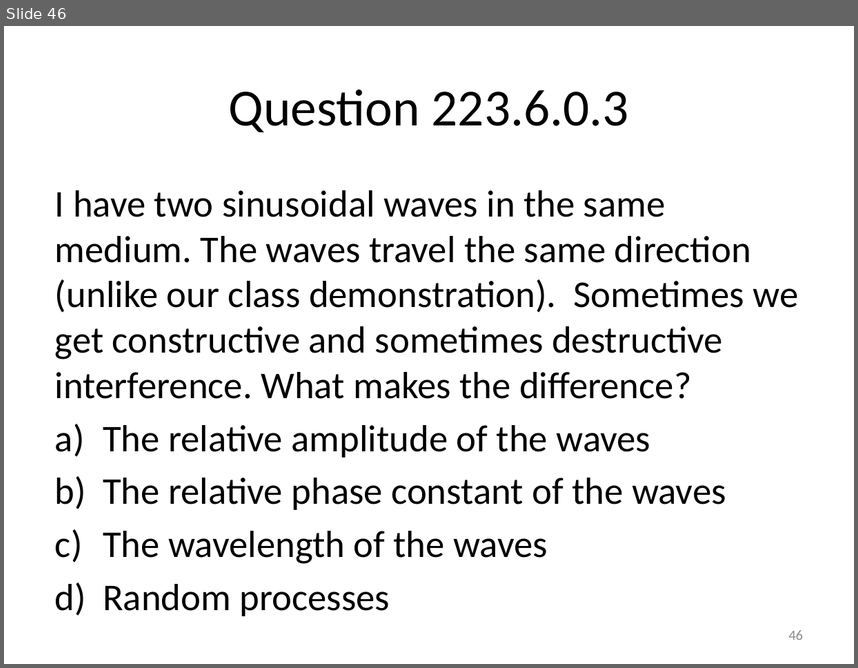
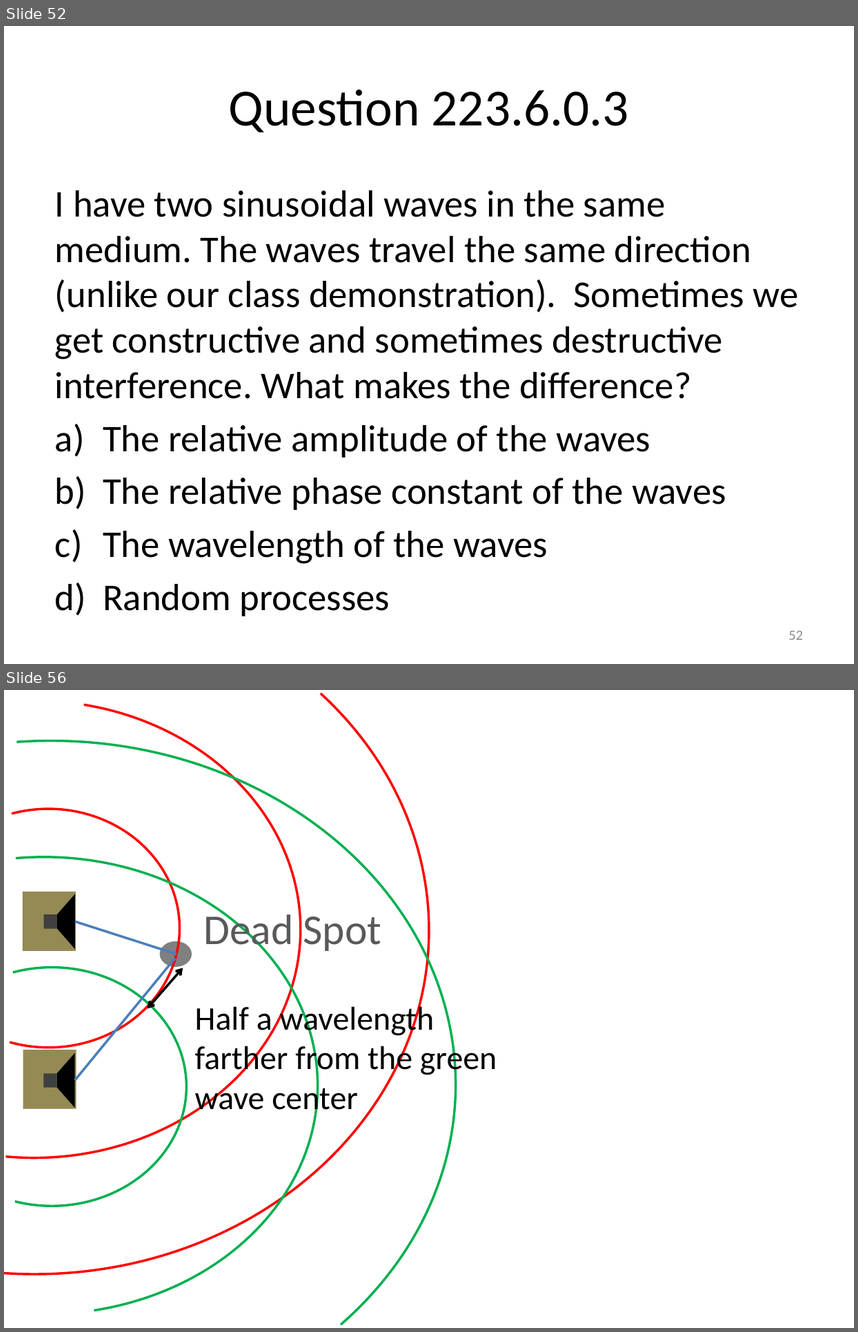
Before and after one commit to rtlines/Introductory-Physics-II, a slide deck: Lecture_Slides/PH 123 Lecture 06.pptx. Shown one above the other, each under a label of ours: slide 46 before the commit, slides 52 and 56 after it; the slides between them are not shown. The pictures are 858x668 and 858x1332 pixels, drawn with LibreOffice and Linux fonts; fonts in the diff are those of the drawing. Boxes give left, top, right and bottom in pixels: in the first picture for what was removed or moved away, otherwise in the second. Text is boxed around its words. In the diff, an @@ line names an element or a change of style, - is before the commit and + after.

Commit message:
worked on lectures 8 and 9 slides and text

```diff
--- a/Lecture_Slides/PH 123 Lecture 06.pptx
+++ b/Lecture_Slides/PH 123 Lecture 06.pptx
@@ slide 56 added at bbox=[4, 690, 854, 1328], background #FFFFFF @@
@@ arc (boxed as its full ellipse) added at bbox=[4, 690, 429, 1274], outline #FF0000 2 pt @@
@@ arc (boxed as its full ellipse) added at bbox=[4, 701, 301, 1158], outline #FF0000 2 pt @@
@@ arc (boxed as its full ellipse) added at bbox=[4, 741, 456, 1328], outline #00B050 2 pt @@
@@ arc (boxed as its full ellipse) added at bbox=[4, 809, 180, 1048], outline #FF0000 2 pt @@
@@ arc (boxed as its full ellipse) added at bbox=[4, 856, 318, 1314], outline #00B050 2 pt @@
@@ rectangle added at bbox=[23, 891, 75, 951], fill #948A54 @@
@@ trapezoid added at bbox=[57, 894, 75, 949], fill #000000 @@
@@ rectangle added at bbox=[43, 914, 57, 929], fill #404040 @@
@@ text added at bbox=[203, 909, 381, 954], 36 pt, text #595959 @@
+Dead Spot
@@ line added from (75, 921) to (176, 954), #4B7EBC 2 pt @@
@@ line added from (74, 1080) to (175, 958), #4B7EBC 2 pt @@
@@ ellipse added at bbox=[159, 940, 192, 966], fill #808080 @@
@@ arc (boxed as its full ellipse) added at bbox=[4, 967, 187, 1206], outline #00B050 2 pt @@
@@ double arrow added from (148, 1009) to (183, 968), #000000 2 pt @@
@@ text added at bbox=[195, 1002, 497, 1117], 28 pt, text #000000 @@
+Half a wavelength farther from the green wave center
@@ rectangle added at bbox=[23, 1049, 75, 1109], fill #948A54 @@
@@ trapezoid added at bbox=[57, 1052, 75, 1107], fill #000000 @@
@@ rectangle added at bbox=[43, 1074, 56, 1087], fill #404040 @@
@@ what was slide 46 is now slide 52 @@
@@ page number at bbox=[789, 630, 803, 639]: text changed @@
-46
+52
```
Also in this commit, not shown: 32 other slides added, 8 other files.
